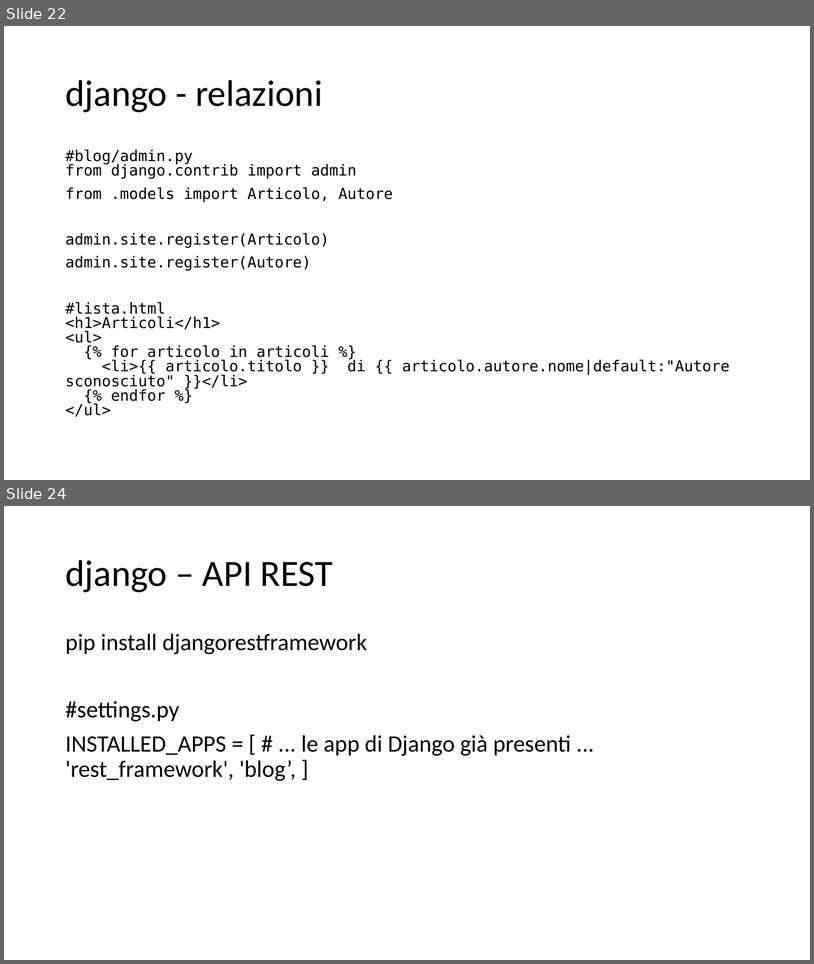
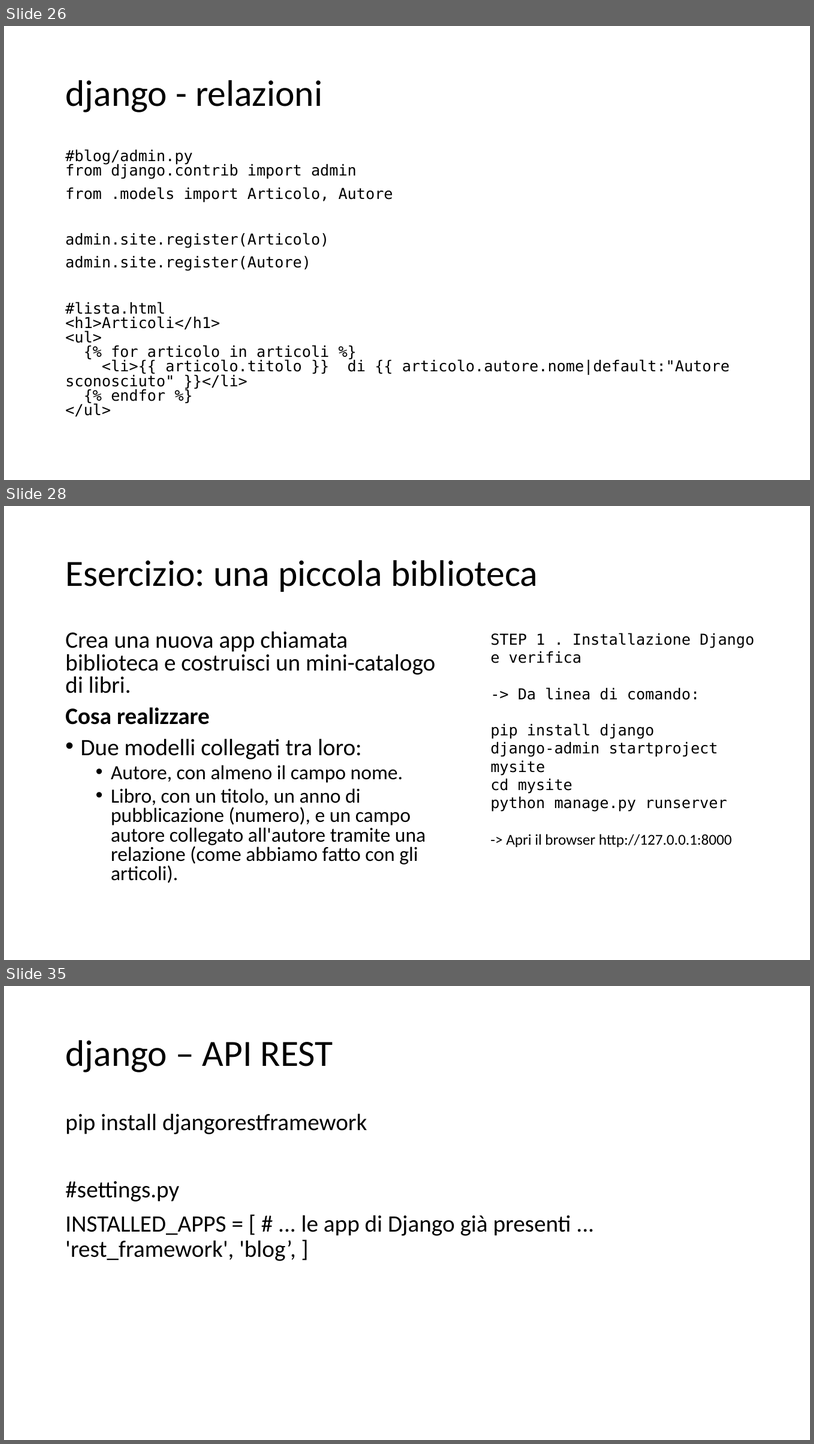
Before and after one commit to dipialx/Corso-Python, a slide deck: Lez4.pptx. Shown one above the other, each under a label of ours: slides 22 and 24 before the commit, slides 26, 28 and 35 after it; the slides between them are not shown. The pictures are 814x964 and 814x1444 pixels, drawn with LibreOffice and Linux fonts; fonts in the diff are those of the drawing. Boxes give left, top, right and bottom in pixels: in the first picture for what was removed or moved away, otherwise in the second. Text is boxed around its words. In the diff, an @@ line names an element or a change of style, - is before the commit and + after.

```diff
--- a/Lez4.pptx
+++ b/Lez4.pptx
@@ slide 28 added at (4, 506, 810, 960), background #FFFFFF @@
@@ title added at (65, 560, 538, 592), 44 pt, text #000000 @@
+Esercizio: una piccola biblioteca
@@ text added at (65, 631, 435, 883), 24 pt, text #000000 @@
+Crea una nuova app chiamata biblioteca e costruisci un mini-catalogo di libri.
+Cosa realizzare
+• Due modelli collegati tra loro:
+  • Autore, con almeno il campo nome.
+  • Libro, con un titolo, un anno di pubblicazione (numero), e un campo autore collegato all'autore tramite una relazione (come abbiamo fatto con gli articoli).
@@ text added at (491, 633, 755, 847), 18 pt, text #000000 @@
+STEP 1 . Installazione Django e verifica
+-> Da linea di comando:
+pip install django
+django-admin startproject mysite
+cd mysite
+python manage.py runserver
+-> Apri il browser http://127.0.0.1:8000
@@ what was slide 22 is now slide 26 @@
@@ what was slide 24 is now slide 35 @@
```
Also in this commit, not shown: 2 slides changed, 11 other slides added, 3 other files.
